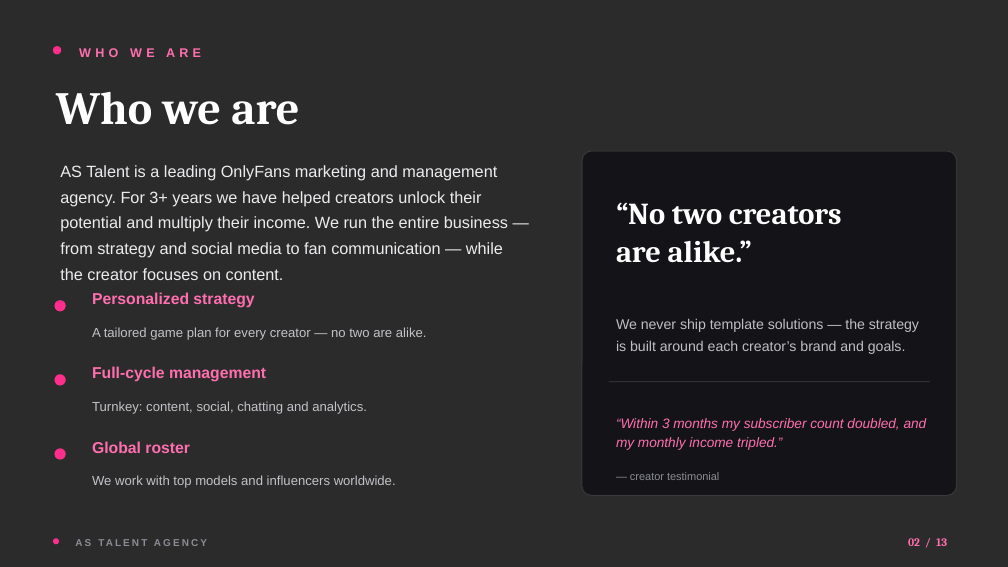
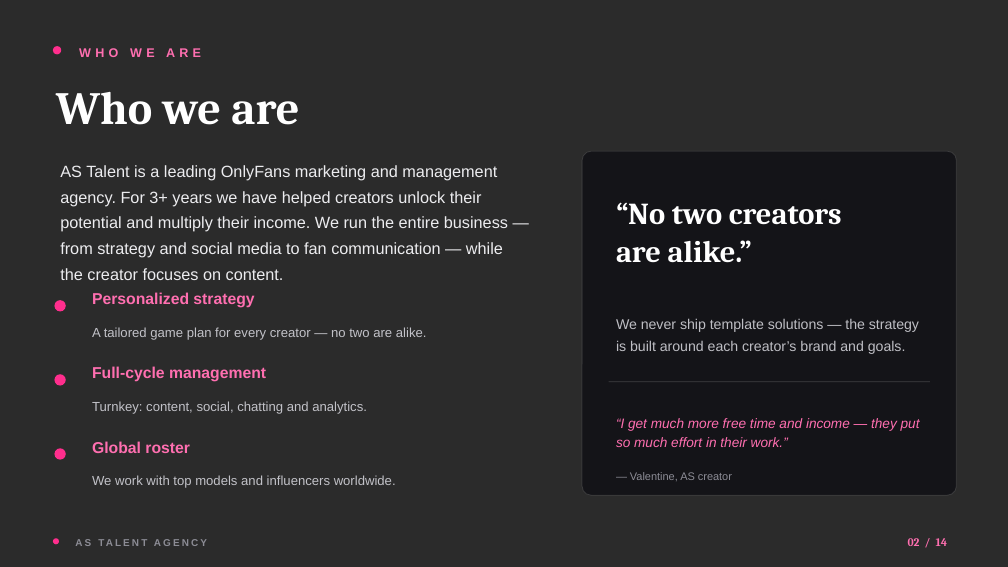
Before and after one commit to baxmand/dasdsjfoisdjfoisj.github.io, a slide deck: slide 2 of AS-Talent-Agency.pptx. Drawn at 1008x567 pixels with LibreOffice and Linux fonts; fonts in the diff are those of the drawing; background and template pictures are left out; a plain dark background stands for a picture behind light text. Boxes give left, top, right and bottom in pixels: in the first picture for what was removed or moved away, otherwise in the second. Text is boxed around its words. In the diff, an @@ line names an element or a change of style, - is before the commit and + after.

```diff
--- a/AS-Talent-Agency.pptx
+++ b/AS-Talent-Agency.pptx
@@ text at (x1=616, y1=418, x2=920, y2=447): text changed @@
-“Within 3 months my subscriber count doubled, and my monthly income tripled.”
+“I get much more free time and income — they put so much effort in their work.”
@@ text at (x1=630, y1=472, x2=732, y2=481): text changed @@
-— creator testimonial
+— Valentine, AS creator
@@ text at (x1=908, y1=538, x2=948, y2=546): text changed @@
-02 / 13
+02 / 14
```
Also in this commit, not shown: 11 other slides changed, 2 slides added, 1 slide removed, 9 other files.
